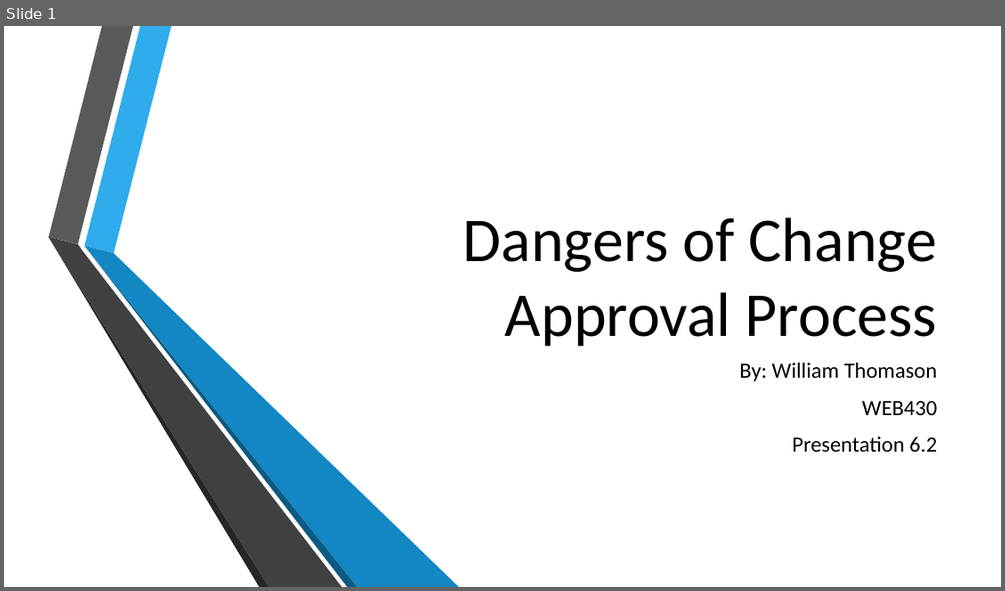
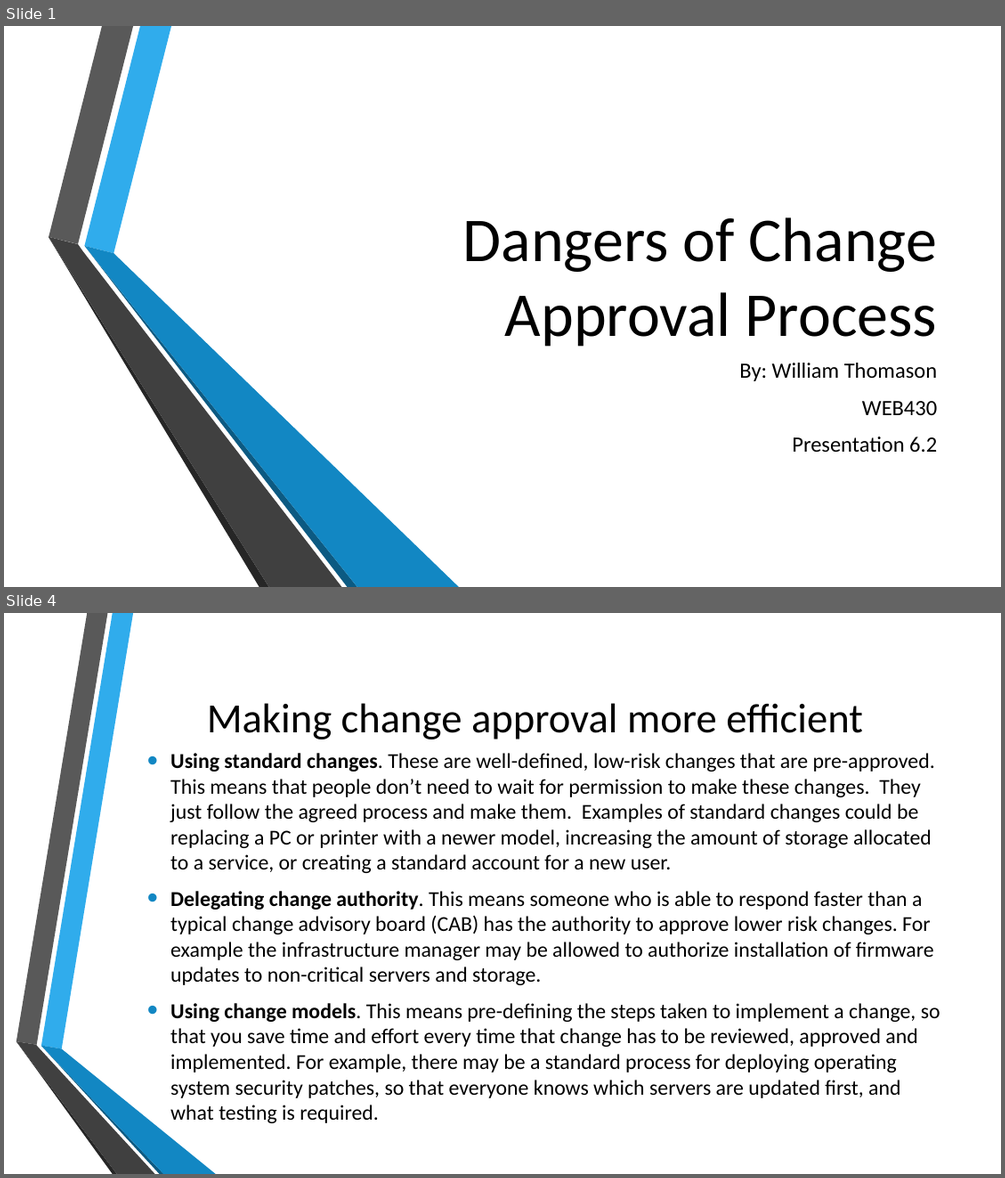
Before and after one commit to wthomason/web-430, a slide deck: week-6/thomason-presentation-6.2/thomason-presentation-6.2.pptx. Shown one above the other, each under a label of ours: slide 1 before the commit, slides 1 and 4 after it; the slides between them are not shown. The pictures are 1005x591 and 1005x1178 pixels, drawn with LibreOffice and Linux fonts; fonts in the diff are those of the drawing; background and template pictures are left out. Boxes give left, top, right and bottom in pixels: in the first picture for what was removed or moved away, otherwise in the second. Text is boxed around its words. In the diff, an @@ line names an element or a change of style, - is before the commit and + after.

```diff
--- a/week-6/thomason-presentation-6.2/thomason-presentation-6.2.pptx
+++ b/week-6/thomason-presentation-6.2/thomason-presentation-6.2.pptx
@@ slide 4 added at [4,613,1001,1174], background picture (left out) @@
@@ title added at [207,703,863,739], 40 pt, text #000000 @@
+Making change approval more efficient
@@ text added at [170,779,940,1123], 20.4 pt, text #000000 @@
+• Using standard changes. These are well-defined, low-risk changes that are pre-approved. This means that people don’t need to wait for permission to make these changes. They just follow the agreed process and make them. Examples of standard changes could be replacing a PC or printer with a newer model, increasing the amount of storage allocated to a service, or creating a standard account for a new user.
+• Delegating change authority. This means someone who is able to respond faster than a typical change advisory board (CAB) has the authority to approve lower risk changes. For example the infrastructure manager may be allowed to authorize installation of firmware updates to non-critical servers and storage.
+• Using change models. This means pre-defining the steps taken to implement a change, so that you save time and effort every time that change has to be reviewed, approved and implemented. For example, there may be a standard process for deploying operating system security patches, so that everyone knows which servers are updated first, and what testing is required.
@@ group added at [16,613,216,1174]: 6 freeform shapes @@
```
Also in this commit, not shown: 2 slides changed, 6 other slides added, 7 slides removed, 1 other file.
